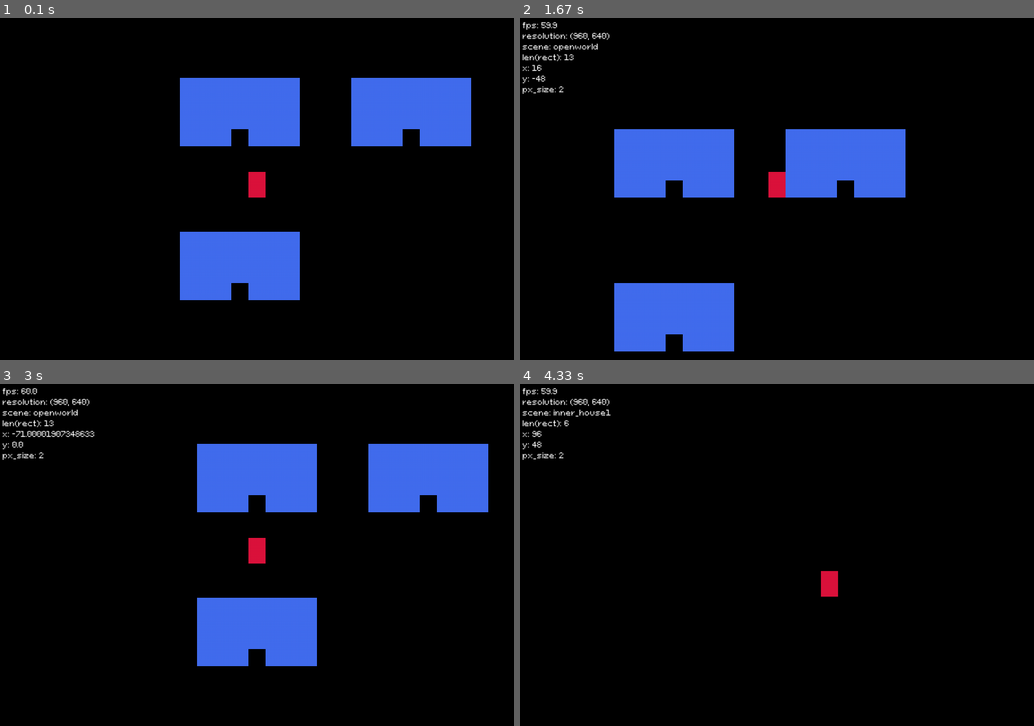
Above: before the commit, frames 1-4 (two rows, left to right).
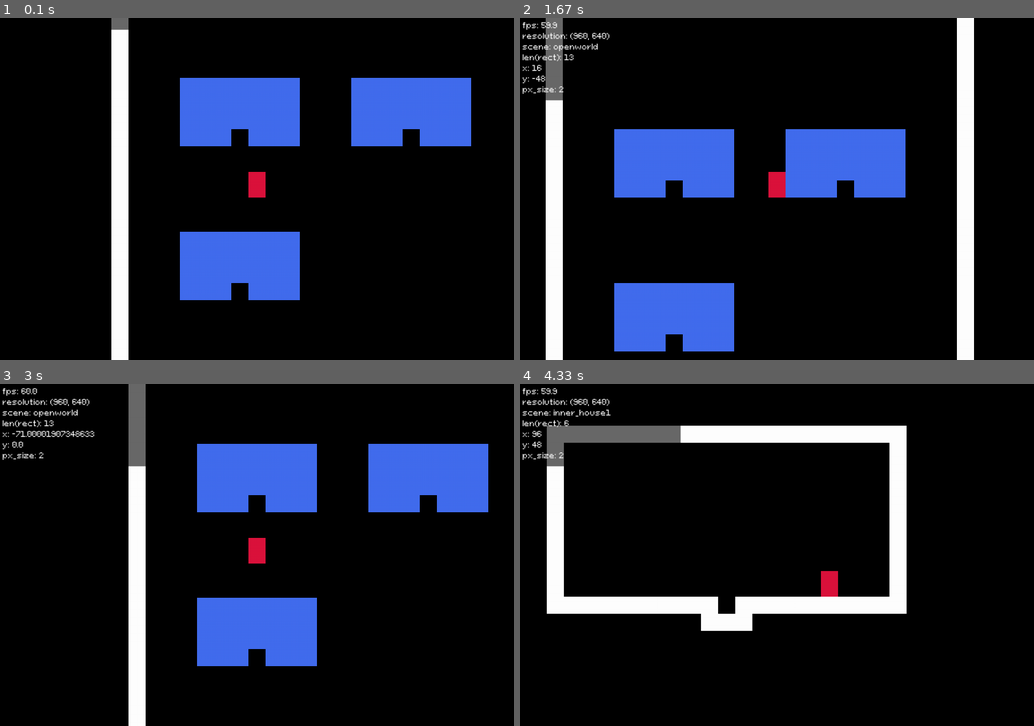
Above: after the commit, the same moments.

Repository: kritserv/rpg-maker-style-top-down-game-template
Game: pygame game, started from main.py
The game is run twice, just before and just after one commit, with the same random seed, the same clock (stepped at 60 frames per second) and the same inputs.
Inputs:
- Up to frame 1 (0.1 s): no input
- Up to frame 2 (1.67 s): hold Right 0.33-0.8 s; hold Up 0.83-1.13 s; hold Right 1.17-1.63 s
- Up to frame 3 (3 s): hold Left 1.67-2.2 s; hold Down 2.23-2.53 s; hold Left 2.57-2.97 s
- Up to frame 4 (4.33 s): hold Up 3-3.37 s; hold Right 3.4-4.03 s; hold Down from 4.07 s (still down)

The runs differ from the first frame. In frame 1, 3.3% of the frame differs, in the area x 21-25%, y 0-100%; in frame 2, 6.6%; in frame 3, 3.3%; in frame 4, 11%, in the area x 5-76%, y 12-73%.

Commit message:
define player rects in __init__ & add black from variable to blackbar & change border color to white & make screen fill black

Diff:
--- a/main.py
+++ b/main.py
@@ -47,10 +47,6 @@
 	start_scene_name = "openworld"
 
 	player = Player(screen)
-	player.rects = [
-		(pg.Rect(0, 0, 16, 16), red),
-		(pg.Rect(0, -8, 16, 8), red)
-	]
 	top_down_map = TopDownMap(screen)
 	camera = Camera(player, top_down_map)
 
--- a/my_object/blackbar.py
+++ b/my_object/blackbar.py
@@ -1,6 +1,5 @@
 import pygame as pg
-
-black = pg.Color("grey0")
+from variable import black
 
 class BlackBar:
 	def __init__(self, screen, is_exist):
--- a/my_object/player.py
+++ b/my_object/player.py
@@ -1,5 +1,6 @@
 import pygame as pg
 from .func import correct_all_rect, calculate_movement, calculate_obs_position, expect_finish_pos, get_distance_between, move, resize_pixel
+from variable import red
 
 class Player(pg.sprite.Sprite):
 	def __init__(self, screen):
@@ -10,7 +11,10 @@
 		self.pos = [0, 0]
 		self.finish_pos = [0, 0]
 		self.last_dx, self.last_dy = 0, 0
-		self.rects = []
+		self.rects = [
+			(pg.Rect(0, 0, 16, 16), red),
+			(pg.Rect(0, -8, 16, 8), red)
+		]
 		self.x, self.y = screen.get_width()/2, screen.get_height()/2
 		self.obs = []
 		self.finished_x_move, self.finished_y_move = True, True
--- a/variable/load_scene_data.py
+++ b/variable/load_scene_data.py
@@ -1,6 +1,6 @@
 import pygame as pg
 import json
-from variable import blue, black
+from variable import blue, white
 
 def create_house(x, y):
 	house = [
@@ -29,8 +29,8 @@
 			for rect_group_name, rect_group_list in rect_group.items():
 				for rect in rect_group_list:
 					try:
-						loaded_scene_data[rect_group_name].append([pg.Rect(rect), black])
+						loaded_scene_data[rect_group_name].append([pg.Rect(rect), white])
 					except KeyError:
-						loaded_scene_data[rect_group_name] = [[pg.Rect(rect), black]]
+						loaded_scene_data[rect_group_name] = [[pg.Rect(rect), white]]
 
 	return loaded_scene_data
